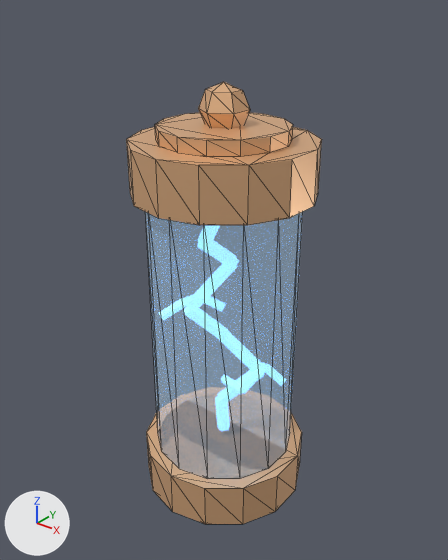
Renders of the glTF model models/weapons/lightning_ammo.glb from each side of a commit.
Both versions are drawn from a camera (50 mm lens) standing at (0.21, -0.263, 0.193) and looking at (-0.007, 0.009, 0.025). Lighting does not change. The marker at lower left points along +X, +Y and +Z. The picture after the commit comes second. Mesh edges are drawn as thin lines. Vertices at exactly the same position are counted once.

In view in the first picture: 'LightningAmmo'.
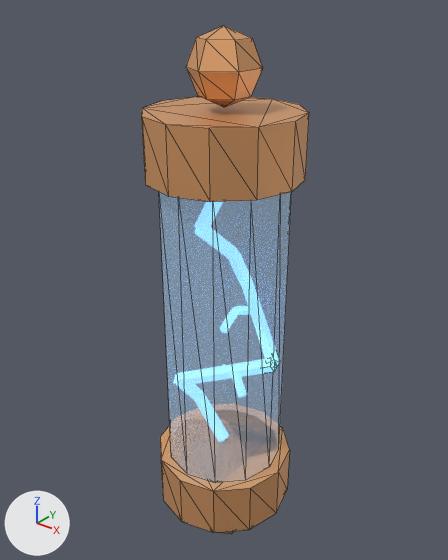
Pixel boxes [x1, y1, x2, y2] of what changed, in the pictures (448 x 560 px; the box of a moved part takes in the faces that stretch with it):
'LightningAmmo', reshaped (14% narrower, 15% taller)
    before: [126, 82, 322, 524]
    after: [141, 26, 309, 534]
part 1 of me_lightningammo, added
    after: [159, 192, 292, 483]
part 2 of me_lightningammo, added
    after: [160, 425, 290, 533]
part 3 of me_lightningammo, added
    after: [141, 97, 309, 202]
part 4 of me_lightningammo, added
    after: [186, 26, 263, 107]
part 5 of me_lightningammo, deleted
    before: [126, 82, 322, 524]
part 6 of me_lightningammo, moved or reshaped (mostly hidden afterwards)
    before: [145, 212, 303, 479]
    after: [264, 352, 280, 373]

The change, as a diff of the scene's bpy script:
```diff
--- a/models/weapons/lightning_ammo.glb.py
+++ b/models/weapons/lightning_ammo.glb.py
@@ mat_ammocopper @@
+mat_ammocopper = principled_material('AmmoCopper')
+mat_ammocopper.base_color = (0.85, 0.42, 0.18)  # orange #edad76
+mat_ammocopper.metallic = 0.5
+mat_ammocopper.roughness = 0.4
@@ me_lightningammo @@
 # used by ob_lightningammo; location = (0.0, 0.0, 0.0)
-me_lightningammo.from_pydata(...)  # 310 vertices, 540 faces; spans x -0.052..0.052, y -0.053..0.053, z -0.145..0.145
-me_lightningammo.materials.append(mat_copper)  # beige #f1bf90
+me_lightningammo.from_pydata(...)  # 242 vertices, 412 faces; spans x -0.045..0.045, y -0.045..0.045, z -0.172..0.172
+# me_lightningammo part 1: a new loose piece, a 12-sided cylinder along z spanning x -0.038..0.038, y -0.038..0.038, z -0.094..0.094, in mat_glass (blue #bce1ff, glowing blue #6c8295)
+# me_lightningammo part 2: a new loose piece, a 12-sided cylinder along z spanning x -0.045..0.045, y -0.045..0.045, z -0.131..-0.094, in mat_ammocopper (orange #edad76)
+# me_lightningammo part 3: a new loose piece, a 12-sided cylinder along z spanning x -0.045..0.045, y -0.045..0.045, z 0.094..0.131, in mat_ammocopper (orange #edad76)
+# me_lightningammo part 4: a new loose piece, a UV sphere (6 segments, 4 rings, poles along z) spanning x -0.017..0.017, y -0.02..0.02, z 0.132..0.172, in mat_ammocopper (orange #edad76)
+# me_lightningammo part 5: 10 loose pieces with 192 vertices, spanning x -0.052..0.052, y -0.053..0.053, z -0.145..0.145, are deleted
+# me_lightningammo part 6: 28 vertices removed from x -0.044..0.044, y -0.045..0.045, z -0.085..0.085; 40 vertices added at x -0.024..0.042, y -0.025..0.04, z -0.093..0.017
+# other edits to the shape of me_lightningammo do not show in these pictures
 me_lightningammo.materials.append(mat_glass)
 me_lightningammo.materials.append(mat_arc)
+me_lightningammo.materials.append(mat_ammocopper)  # orange #edad76
```
